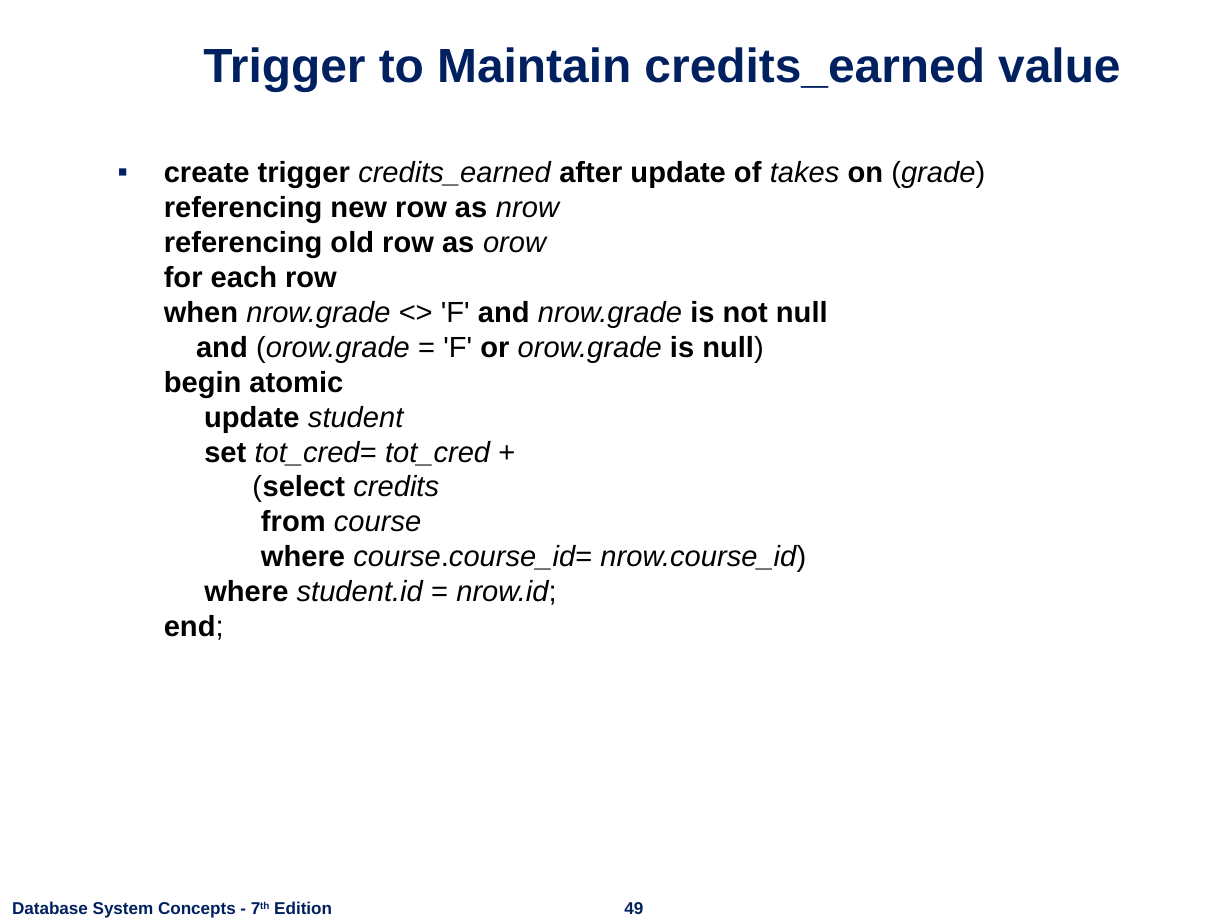
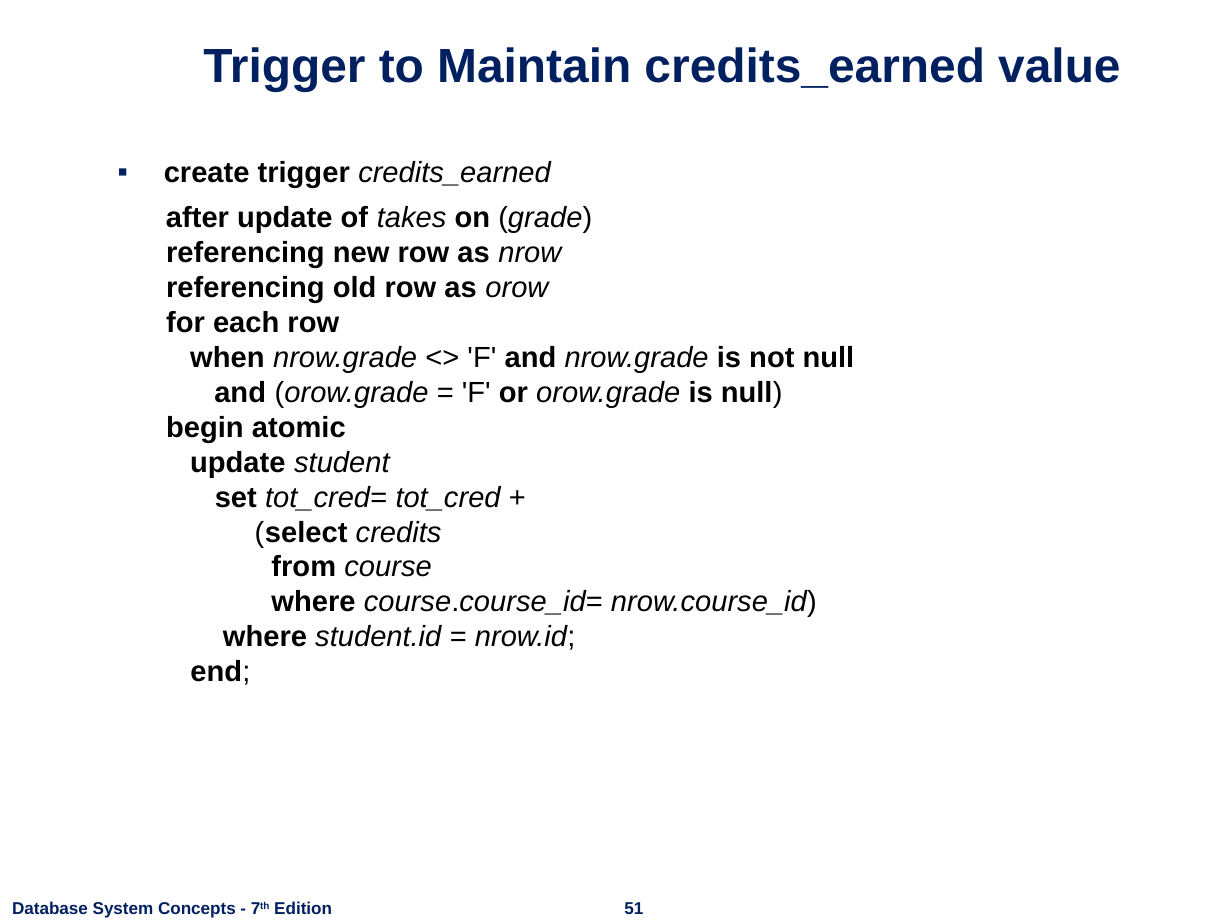
Before and after one commit to nashurgessa/DB-practices, a slide deck: slide 51 of Slides/L18-24 Advanced SQL.pptx (slide 49 before the commit). Drawn at 1232x924 pixels with LibreOffice and Linux fonts; fonts in the diff are those of the drawing; background and template pictures are left out. Boxes give left, top, right and bottom in pixels: in the first picture for what was removed or moved away, otherwise in the second. Text is boxed around its words. In the diff, an @@ line names an element or a change of style, - is before the commit and + after.

```diff
--- a/Slides/L18-24 Advanced SQL.pptx
+++ b/Slides/L18-24 Advanced SQL.pptx
@@ text at [164,161,855,685]: text changed @@
-▪ create trigger credits_earned after update of takes on (grade)
-  referencing new row as nrow
-  referencing old row as orow
-  for each row
-  when nrow.grade <> 'F' and nrow.grade is not null
-  and (orow.grade = 'F' or orow.grade is null)
-  begin atomic
-  update student
-  set tot_cred= tot_cred +
-  (select credits
-  from course
-  where course.course_id= nrow.course_id)
-  where student.id = nrow.id;
-  end;
+▪ create trigger credits_earned
+after update of takes on (grade)
+referencing new row as nrow
+referencing old row as orow
+for each row
+when nrow.grade <> 'F' and nrow.grade is not null
+and (orow.grade = 'F' or orow.grade is null)
+begin atomic
+update student
+set tot_cred= tot_cred +
+(select credits
+from course
+where course.course_id= nrow.course_id)
+where student.id = nrow.id;
+end;
@@ page number at [624,902,643,914]: text changed @@
-49
+51
```
Also in this commit, not shown: 8 other slides changed, 11 slides added, 13 slides removed, 2 other files.
